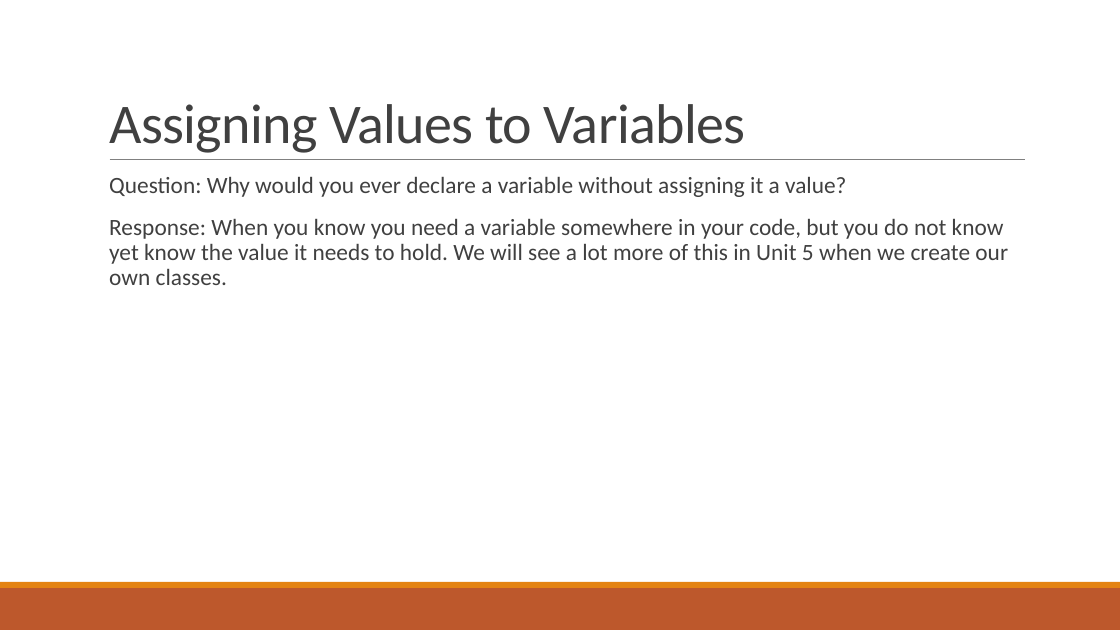
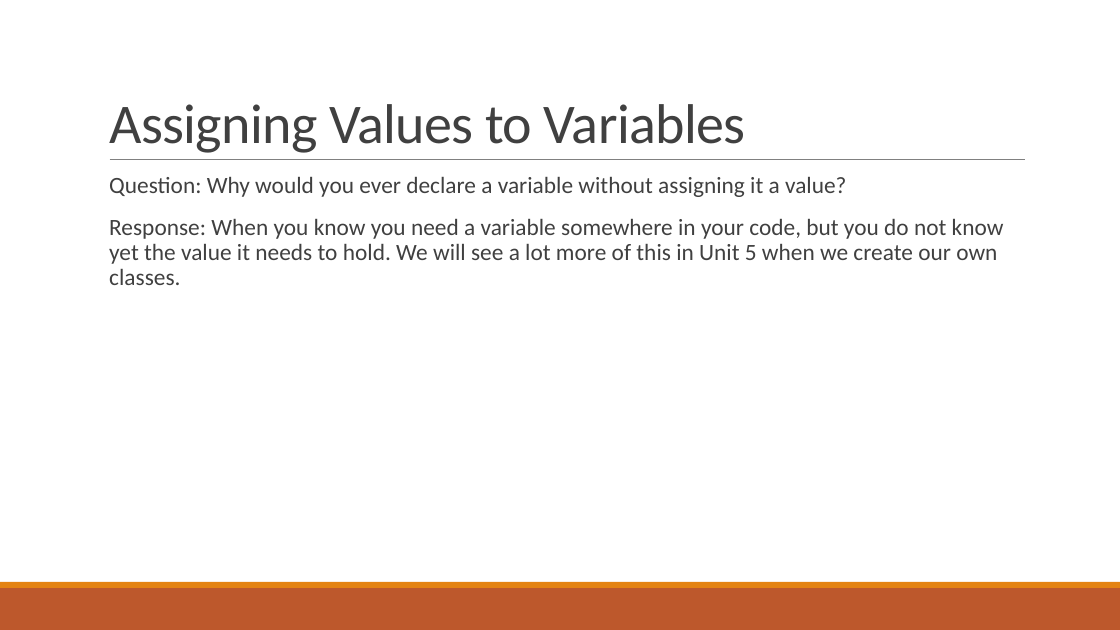
Before and after one commit to thewangclass/apcsa-curriculum, a slide deck: slide 23 of 01_Unit/PowerPoints/03_VariablesIntroduction.pptx. Drawn at 1120x630 pixels with LibreOffice and Linux fonts; fonts in the diff are those of the drawing. Boxes give left, top, right and bottom in pixels: in the first picture for what was removed or moved away, otherwise in the second. Text is boxed around its words. In the diff, an @@ line names an element or a change of style, - is before the commit and + after.

Commit message:
Modifications made after making Unit 01 Videos

```diff
--- a/01_Unit/PowerPoints/03_VariablesIntroduction.pptx
+++ b/01_Unit/PowerPoints/03_VariablesIntroduction.pptx
@@ text at box(109, 219, 1004, 285): text changed @@
-  Response: When you know you need a variable somewhere in your code, but you do not know yet know the value it needs to hold. We will see a lot more of this in Unit 5 when we create our own classes.
+  Response: When you know you need a variable somewhere in your code, but you do not know yet the value it needs to hold. We will see a lot more of this in Unit 5 when we create our own classes.
```
Also in this commit, not shown: 7 other slides changed, 1 slide removed, 7 other files.
